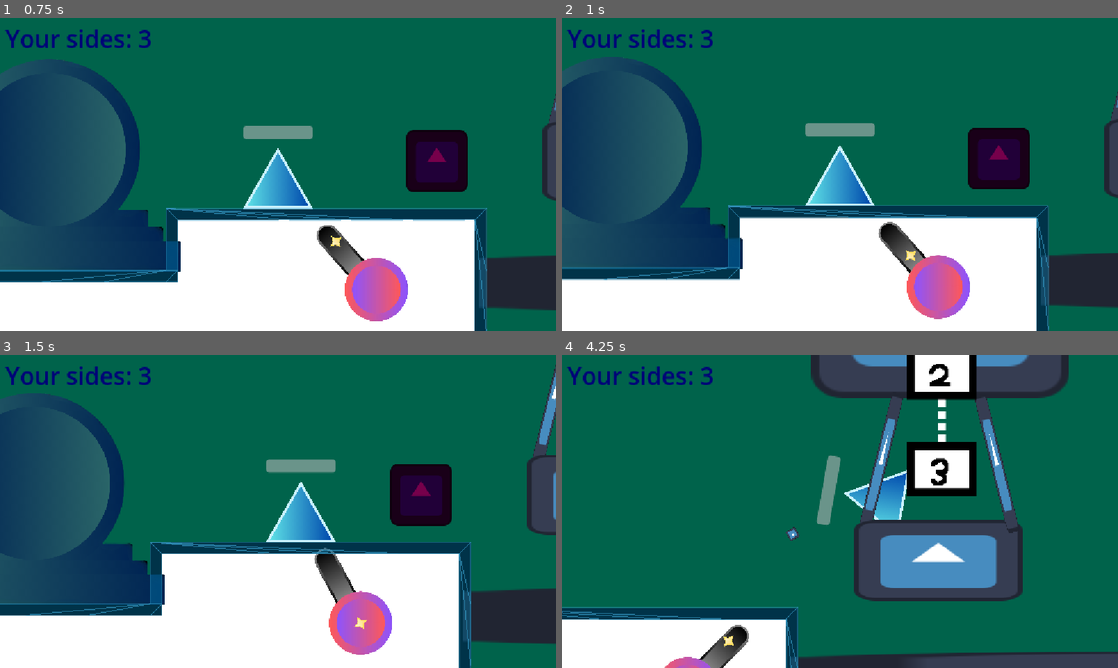
Above: before the commit, frames 1-4 (two rows, left to right).
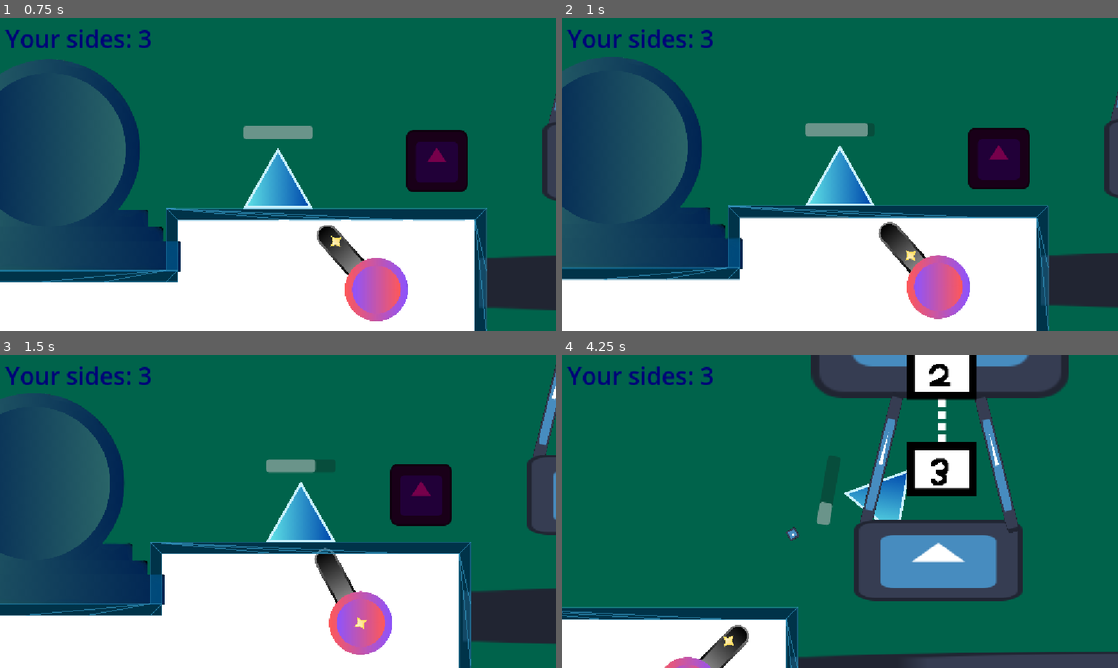
Above: after the commit, the same moments.

Repository: Eldragon126/Shapes
Game: Godot game, scene res://nodes/title_screen.tscn
Same seed, same stepped clock (60 frames per second), same inputs: the game is played once before the commit and once after it. The engine's default icon, where the game draws it, is replaced by a stand-in: a white triangle on a blue panel in a dark square. Sound files missing from this copy of the repository are replaced by a short silence.
Inputs (mouse positions are in pixels of both pictures, inside the frame that each line leads up to):
- Up to frame 1 (0.75 s): click "Start" at 0.5 s
- Up to frame 2 (1 s): no input
- Up to frame 3 (1.5 s): move the mouse to (355, 599) at 1.27 s; hold Right (ui_right) from 1.28 s (still down); tap Shift (ability_activate) at 1.35 s
- Up to frame 4 (4.25 s): tap Space (jump) at 1.52, 2.27, 3.77 s; move the mouse to (828, 542) at 2.02 s; click (828, 542) at 2.1 s; move the mouse to (834, 495) at 2.77 s; release Right (ui_right) at 2.78 s; hold Left (ui_left) 2.78-3.53 s; tap Shift (ability_activate) at 2.85 s; move the mouse to (756, 661) at 3.52 s; hold Right (ui_right) from 3.53 s (still down); click (756, 661) at 3.6 s

Frame 1 is identical in both runs. In frame 2, less than 0.1% of the frame differs, in the area x 54-57%, y 33-38%; in frame 3, 0.2%; in frame 4, 0.4%, in the area x 46-51%, y 32-49%.

Commit message:
Get sniped.

Diff:
--- a/nodes/Enemies/bullet_enemy_turret.tscn
+++ b/nodes/Enemies/bullet_enemy_turret.tscn
@@ -42,7 +42,7 @@
 shape = SubResource("CircleShape2D_5xuqx")
 
 [node name="HitBox" type="Area2D" parent="."]
-collision_layer = 8
+collision_layer = 24
 collision_mask = 0
 script = ExtResource("5_i01r2")
 metadata/_custom_type_script = "uid://bdy16u4km4bt6"
--- a/nodes/player.tscn
+++ b/nodes/player.tscn
@@ -160,3 +160,4 @@
 [connection signal="timeout" from="dash_downtime" to="." method="_on_dash_downtime_timeout"]
 [connection signal="health_depleted" from="Health" to="." method="_on_health_health_depleted"]
 [connection signal="recieved_damage" from="HurtBox" to="HurtBox" method="_on_recieved_damage"]
+[connection signal="finished" from="Hurt" to="." method="_on_hurt_finished"]
--- a/scripts/player.gd
+++ b/scripts/player.gd
@@ -178,11 +178,5 @@
 
 func _on_health_health_depleted() -> void:
 	$".".modulate = "fb003c"
-	var timer: Timer = Timer.new()
-	timer.one_shot = true
-	add_child(timer)
-	timer.set_wait_time(2000)
-	timer.start()
-	print("Started player timer for change to title screen")
-	if timer.timeout:
-		get_tree().change_scene_to_file("res://nodes/title_screen.tscn")
+	get_tree().change_scene_to_file("res://nodes/title_screen.tscn")
+	print("The timer timed-out and is now changing the scene to the title screen.")
